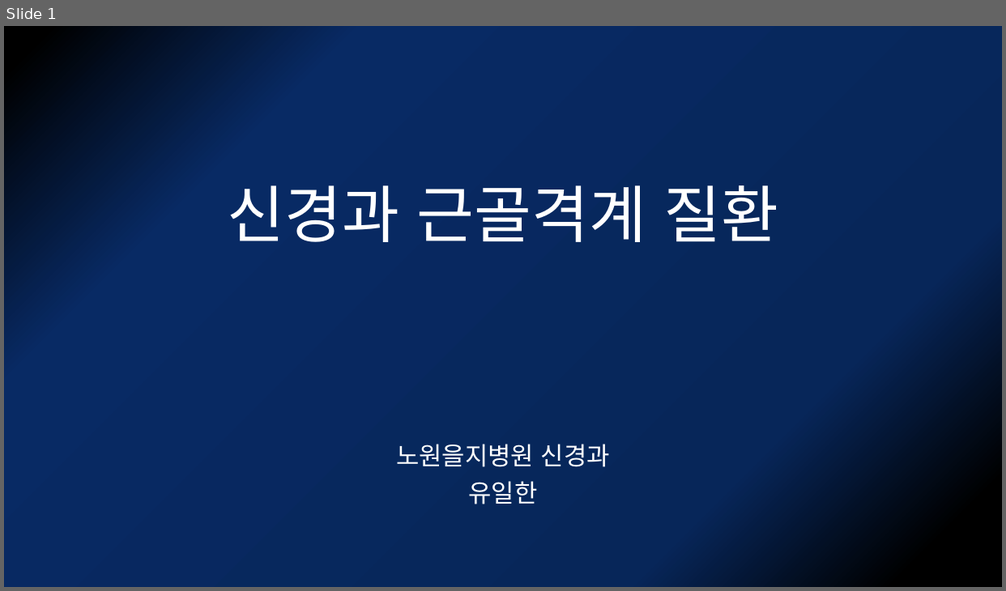
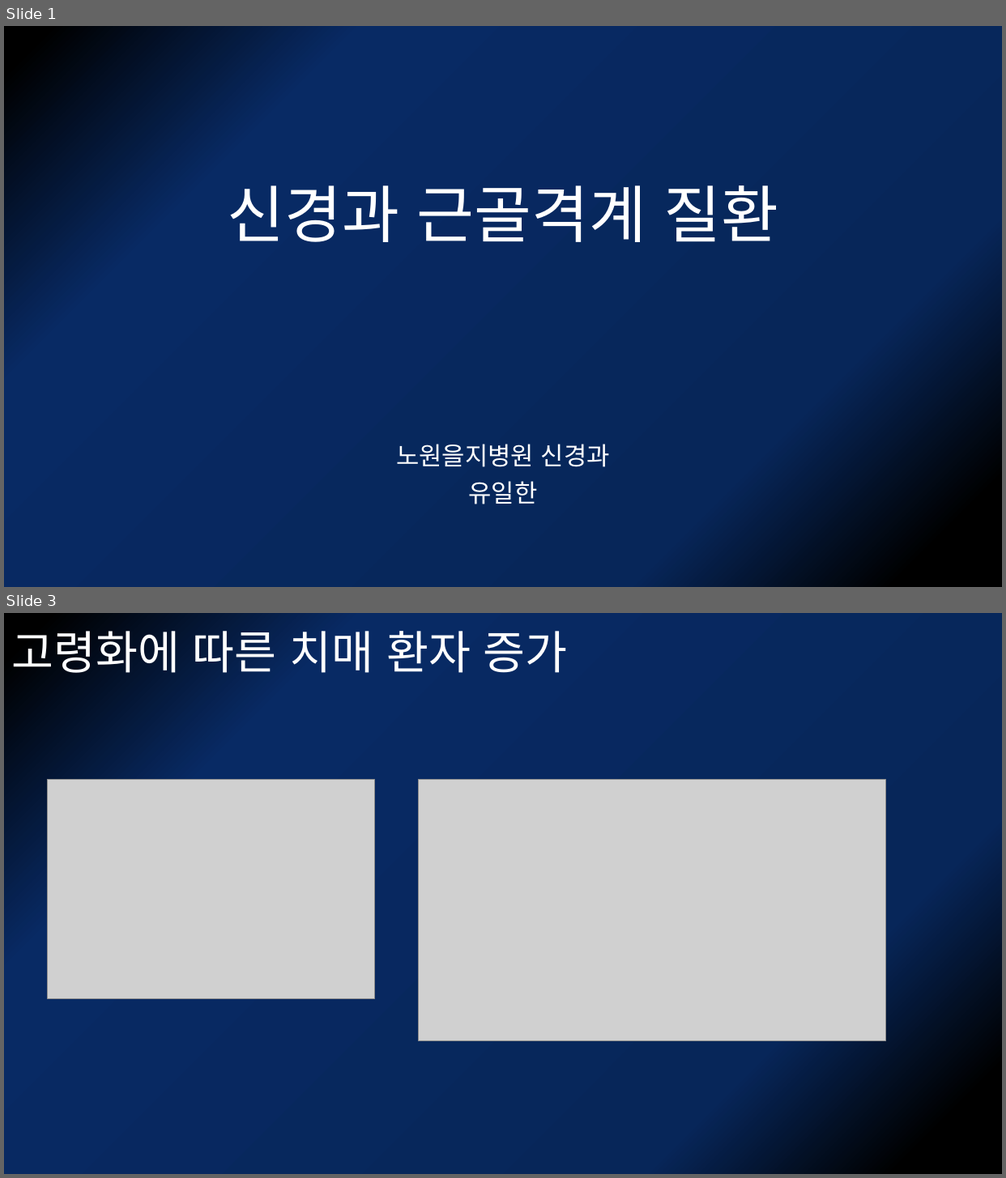
Before and after one commit to kjfdf/-, a slide deck: 신경과 근골격계 질환.pptx. Shown one above the other, each under a label of ours: slide 1 before the commit, slides 1 and 3 after it; the slides between them are not shown. The pictures are 1006x591 and 1006x1178 pixels, drawn with LibreOffice and Linux fonts; fonts in the diff are those of the drawing; grey boxes stand for pictures. Boxes give left, top, right and bottom in pixels: in the first picture for what was removed or moved away, otherwise in the second. Text is boxed around its words. In the diff, an @@ line names an element or a change of style, - is before the commit and + after.

```diff
--- a/신경과 근골격계 질환.pptx
+++ b/신경과 근골격계 질환.pptx
@@ slide 3 added at (4,613,1002,1174), background gradient #000000 to #072659 to #082A64 @@
@@ title added at (11,631,568,673), 44 pt, text #FFFFFF @@
+고령화에 따른 치매 환자 증가
@@ picture added at (48,780,375,999) @@
@@ picture added at (418,780,886,1041) @@
```
Also in this commit, not shown: 20 other slides added, 1 slide removed.
